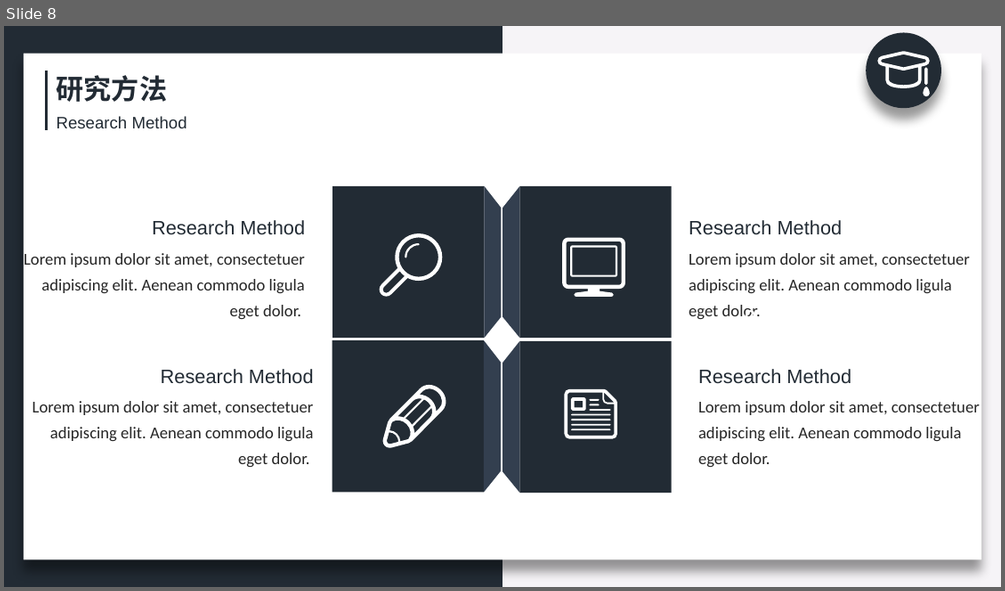
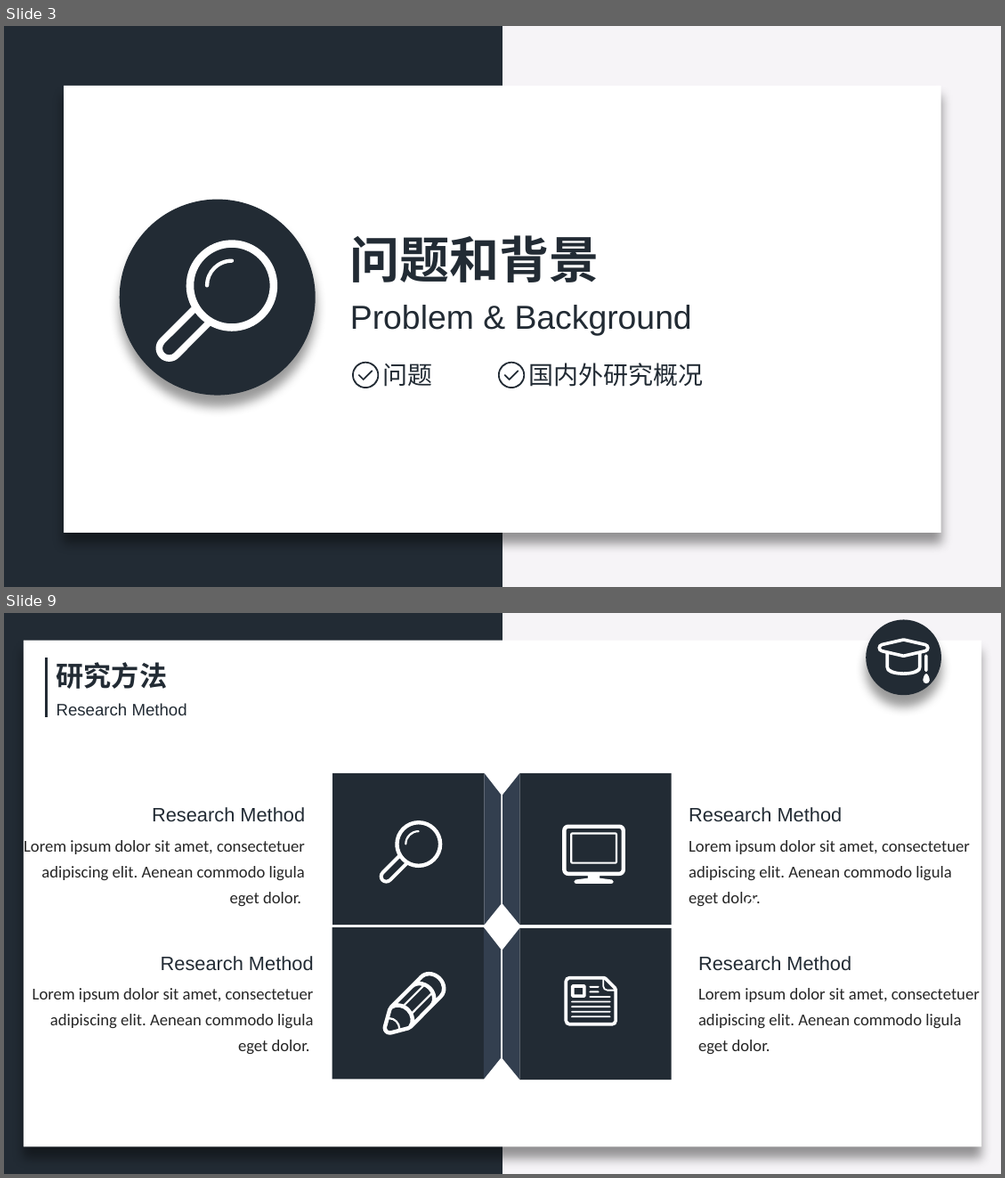
Before and after one commit to zeemeil/zeemeil.github.io, a slide deck: files/doctoral_dissertation_proposal.pptx. Shown one above the other, each under a label of ours: slide 8 before the commit, slides 3 and 9 after it; the slides between them are not shown. The pictures are 1005x591 and 1005x1178 pixels, drawn with LibreOffice and Linux fonts; fonts in the diff are those of the drawing. Boxes give left, top, right and bottom in pixels: in the first picture for what was removed or moved away, otherwise in the second. Text is boxed around its words. In the diff, an @@ line names an element or a change of style, - is before the commit and + after.

```diff
--- a/files/doctoral_dissertation_proposal.pptx
+++ b/files/doctoral_dissertation_proposal.pptx
@@ slide 3 added at <box>4,26,1001,587</box>, background #F6F4F7; not listed: 1 template element that a slide beside it also shows @@
@@ rectangle added at <box>64,86,941,532</box>, fill #FFFFFF @@
@@ ellipse added at <box>120,200,315,394</box>, fill #222B34 @@
@@ text added at <box>350,235,599,282</box>, 36 pt, text #222B34, bold @@
+问题和背景
@@ freeform shape added at <box>155,240,277,362</box>, fill #FFFFFF @@
@@ freeform shape added at <box>205,259,235,289</box>, fill #FFFFFF @@
@@ text added at <box>350,305,692,336</box>, 24 pt, text #222B34 @@
+Problem & Background
@@ freeform shape added at <box>352,362,379,389</box>, fill #222B34 @@
@@ freeform shape added at <box>358,370,372,380</box>, fill #222B34 @@
@@ text added at <box>383,363,433,386</box>, 18 pt, text #222B34 @@
+问题
@@ freeform shape added at <box>499,362,526,389</box>, fill #222B34 @@
@@ freeform shape added at <box>504,370,519,380</box>, fill #222B34 @@
@@ text added at <box>528,362,703,386</box>, 18 pt, text #222B34 @@
+国内外研究概况
@@ what was slide 8 is now slide 9 @@
```
Also in this commit, not shown: 8 slides changed, 3 other slides added, 7 slides removed, 14 other files.
